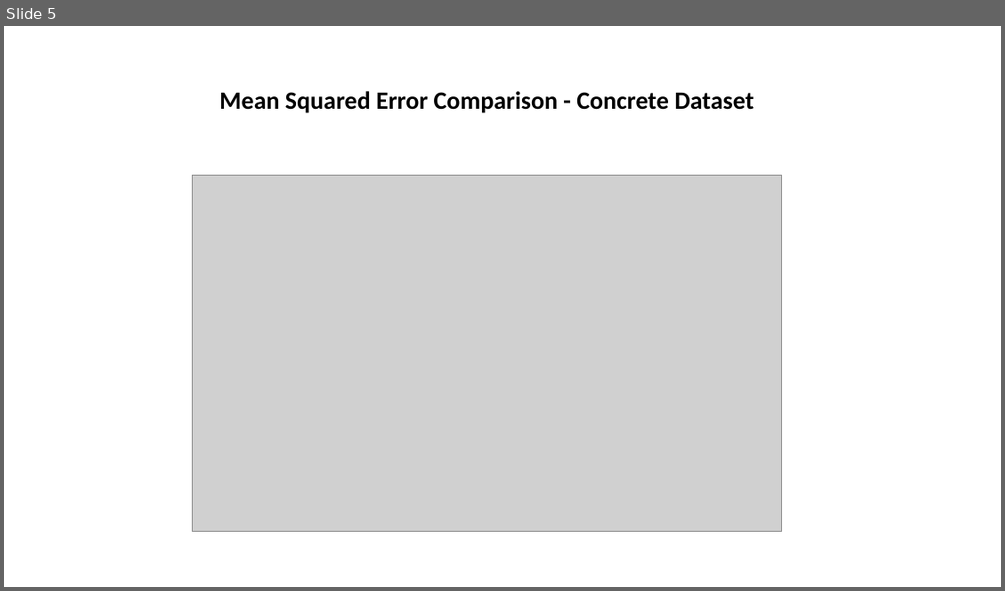
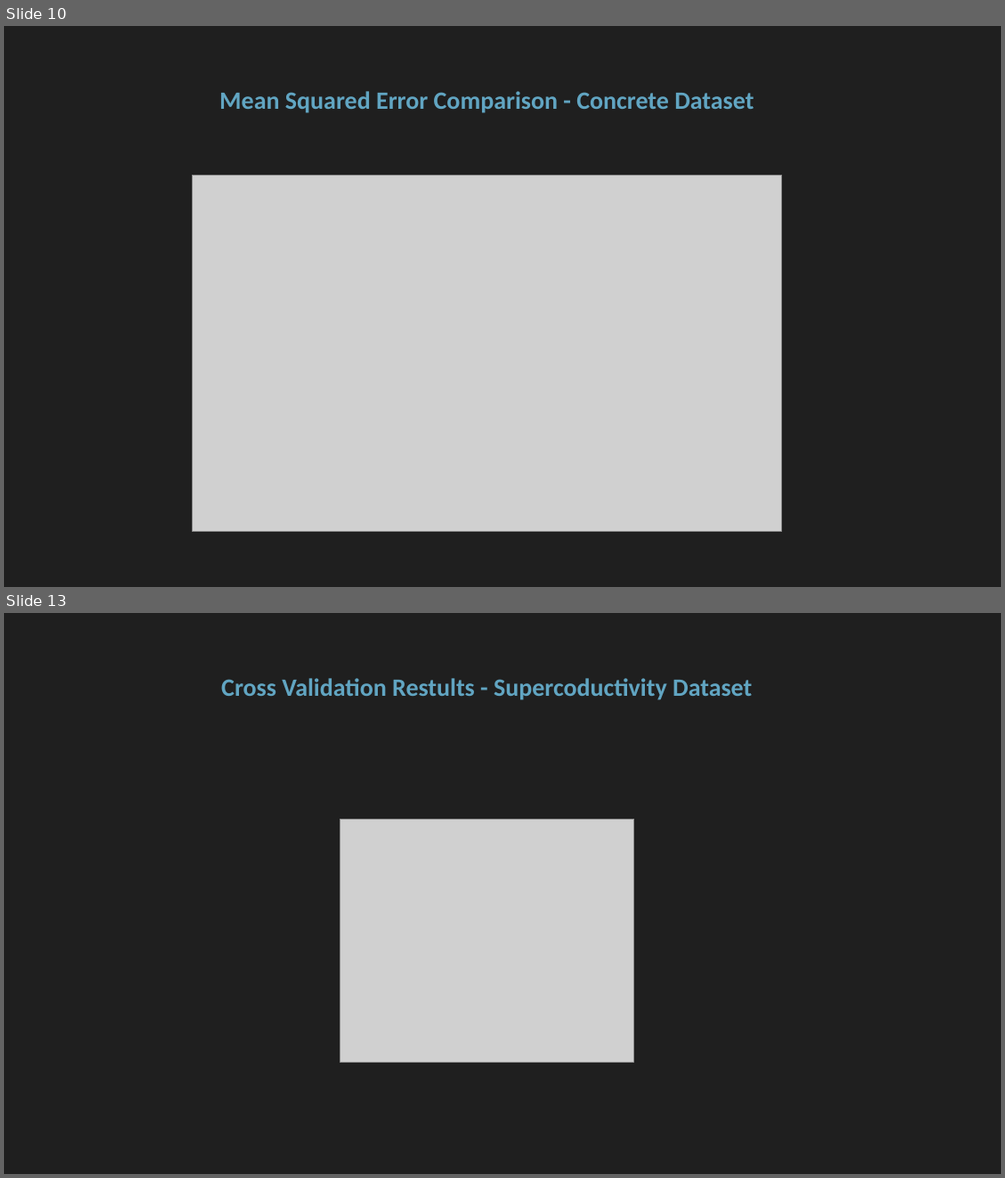
Before and after one commit to floengl/Machine-Learning, a slide deck: Exercise_2/Exercie2_slides.pptx. Shown one above the other, each under a label of ours: slide 5 before the commit, slides 10 and 13 after it; the slides between them are not shown. The pictures are 1005x591 and 1005x1178 pixels, drawn with LibreOffice and Linux fonts; fonts in the diff are those of the drawing; grey boxes stand for pictures. Boxes give left, top, right and bottom in pixels: in the first picture for what was removed or moved away, otherwise in the second. Text is boxed around its words. In the diff, an @@ line names an element or a change of style, - is before the commit and + after.

```diff
--- a/Exercise_2/Exercie2_slides.pptx
+++ b/Exercise_2/Exercie2_slides.pptx
@@ slide 13 added at (4,613,1001,1174), background #1F1F1F @@
@@ title added at (221,678,752,700), 24 pt, text #61A5C2, bold @@
+Cross Validation Restults - Supercoductivity Dataset
@@ picture added at (340,819,634,1062) @@
@@ what was slide 5 is now slide 10 @@
@@ slide 10 changed as well @@
@@ background #FFFFFF to #1F1F1F @@
@@ title "Mean Squared Error Comparison - ..." at (219,91,753,113): text colour #000000 to #61A5C2 @@
```
Also in this commit, not shown: 4 other slides changed, 9 other slides added, 3 other files.
